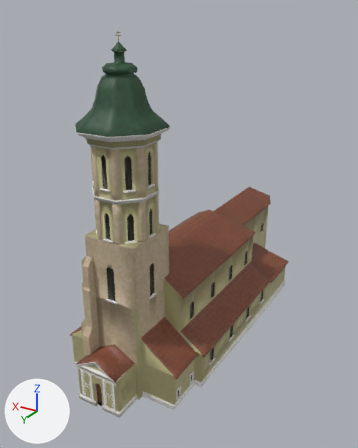
An edit to the glTF model MMChurch.glb, drawn before and after from the same camera.
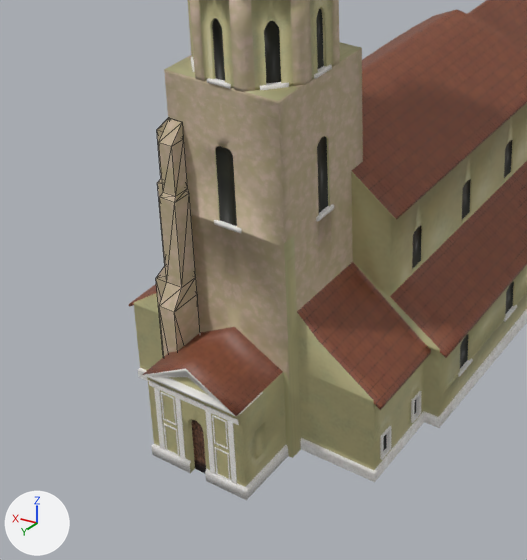
There are two pictures of each version: one whole from a camera (50 mm lens) standing at (-7.58, 7.4, 8.32) and looking at (-1.24, -3.17, 3.04), one close up on the part from 4% to 67% of the width and 46% to 99% of the height. The axes (+X, +Y, +Z) are drawn at lower left. The lights are the same throughout. The older version's two pictures come first. The close-ups show mesh edges as thin lines. Where no turn or scale is listed for an object, it has been applied to the vertices. Vertices at exactly the same position are counted once.

Names of what the first close-up shows: 'Friese', 'Nave', 'Pillars', 'Tower'.
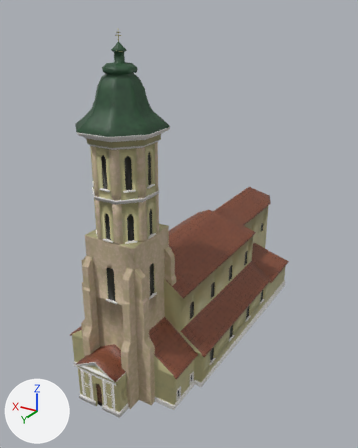
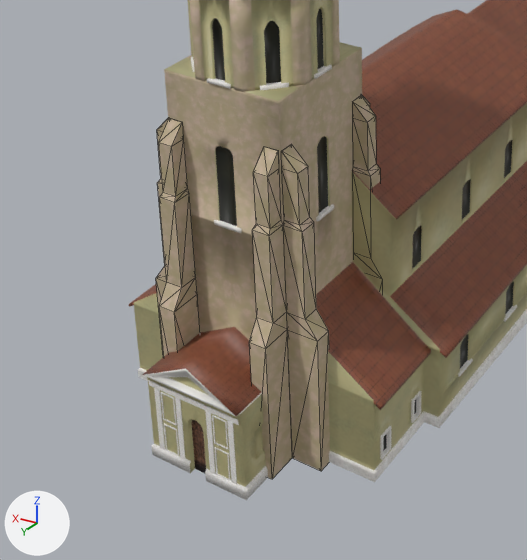
Boxes [x1, y1, x2, y2] around the edits, measured in the close-ups (527 x 560 px):
'Pillars', reshaped
    before: [156, 118, 200, 357]
    after: [156, 96, 380, 479]
part 1 of me_cube, added (brown)
    after: [281, 145, 330, 471]
part 2 of me_cube, added (brown)
    after: [352, 96, 380, 189]
part 3 of me_cube, added (brown)
    after: [249, 147, 292, 479]

Patch to the scene script:
```diff
--- a/MMChurch.glb.py
+++ b/MMChurch.glb.py
@@ me_cube @@
 # used by ob_pillars; location = (-1.5, 0.14, 0.0)
-me_cube.from_pydata(...)  # 112 vertices, 200 faces; spans x 0.45..0.97, y -1.68..0.34, z 0.0..3.43
+me_cube.from_pydata(...)  # 224 vertices, 400 faces; spans x -0.97..0.97, y -1.68..0.34, z 0.0..3.43
+# me_cube part 1: the loose piece of 28 vertices spanning x 0.63..0.97, y -0.19..0.0, z 0.0..3.42 is copied, and the copy is mirrored in x about the mesh origin; it spans x -0.97..-0.63, y -0.19..0.0, z 0.0..3.42
+# me_cube part 2: the loose piece of 28 vertices spanning x 0.63..0.97, y -1.34..-1.15, z 0.0..3.42 is copied, and the copy is mirrored in x about the mesh origin; it spans x -0.97..-0.63, y -1.34..-1.15, z 0.0..3.42
+# me_cube part 3: the loose piece of 28 vertices spanning x 0.45..0.63, y 0.0..0.34, z 0.0..3.43 is copied, and the copy is mirrored in x about the mesh origin; it spans x -0.63..-0.45, y 0.0..0.34, z 0.0..3.43
+# other edits to the shape of me_cube do not show in these pictures
 me_cube.materials.append(mat_brickmaterial_white)
```
